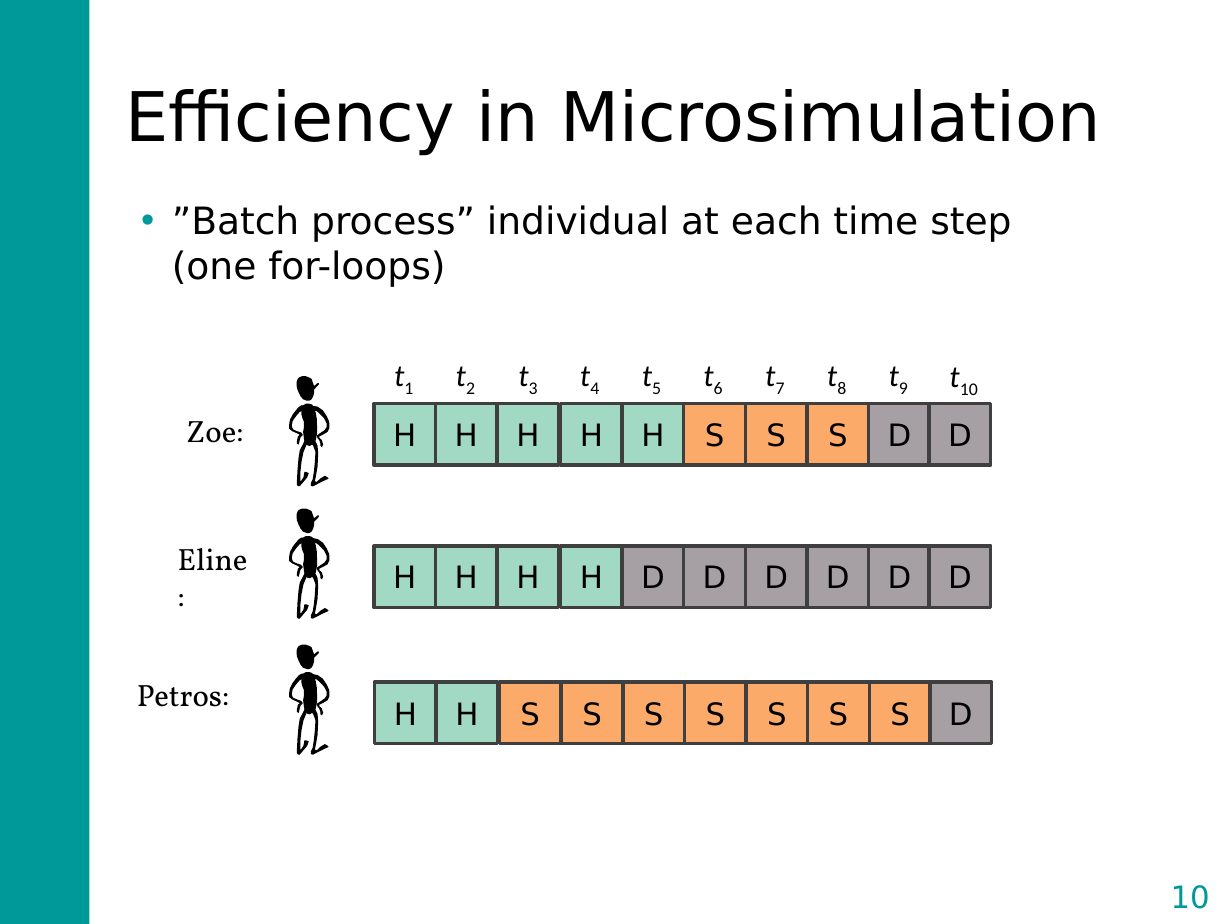
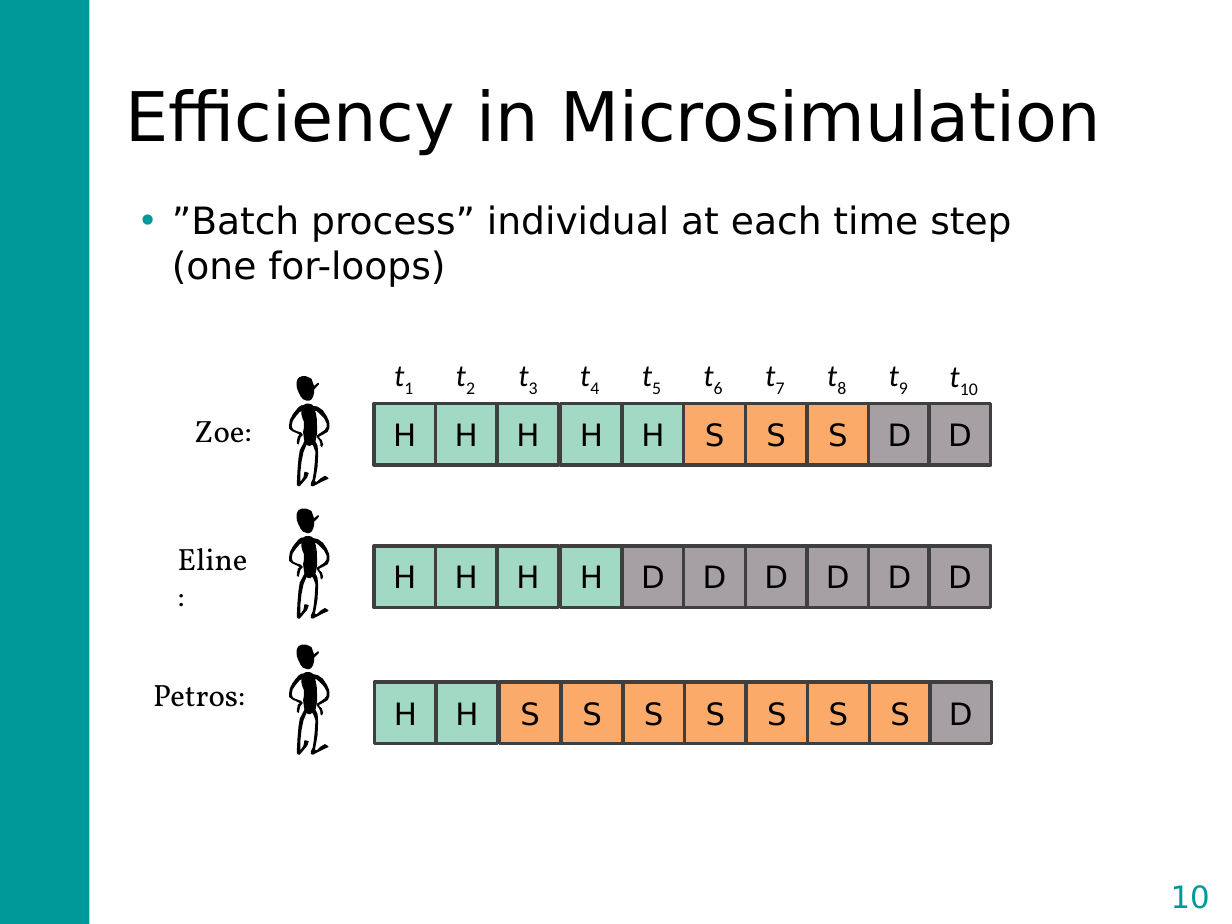
Before and after one commit to DARTH-git/Course-Modularization, a slide deck: slide 10 of Microsimulation/Slides/Microsimulation.pptx. Drawn at 1232x924 pixels with LibreOffice and Linux fonts; fonts in the diff are those of the drawing. Boxes give left, top, right and bottom in pixels: in the first picture for what was removed or moved away, otherwise in the second. Text is boxed around its words. In the diff, an @@ line names an element or a change of style, - is before the commit and + after.

Commit message:
Improve the microsim time and PSA

```diff
--- a/Microsimulation/Slides/Microsimulation.pptx
+++ b/Microsimulation/Slides/Microsimulation.pptx
@@ text "Zoe:": place and size @@
-text "Zoe:" at (186, 421, 244, 443)
+text "Zoe:" at (194, 421, 252, 443)
@@ text "Petros:": place and size @@
-text "Petros:" at (137, 685, 229, 707)
+text "Petros:" at (153, 685, 245, 707)
```
Also in this commit, not shown: 2 other slides changed, 15 other files.
